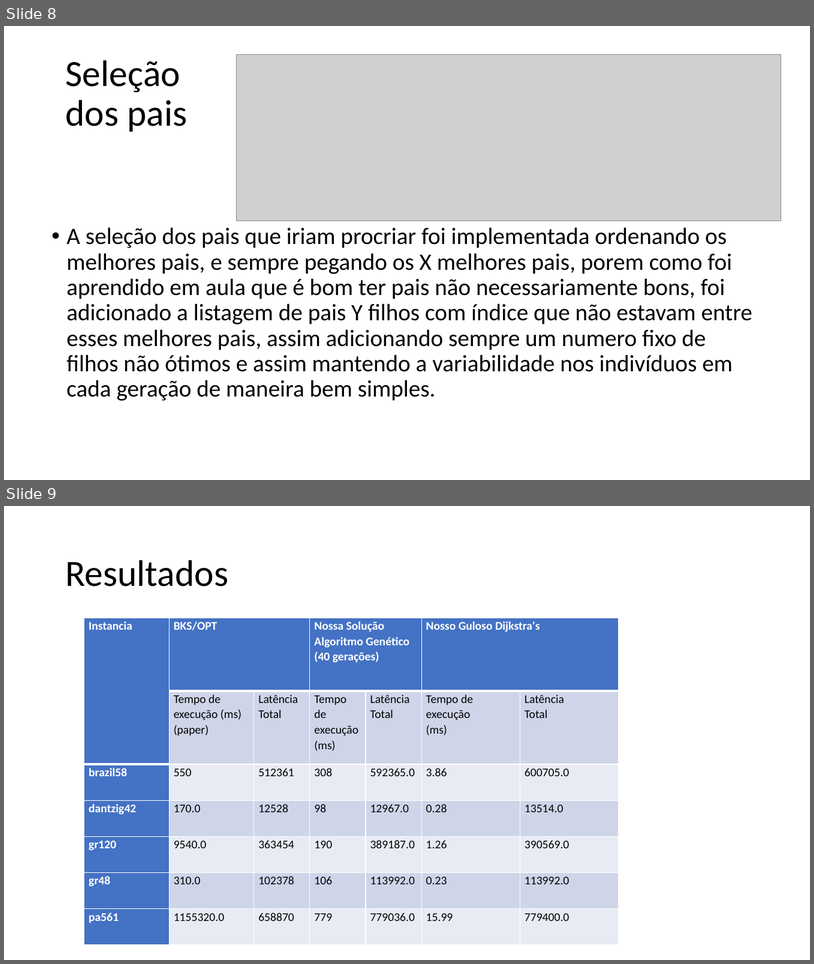
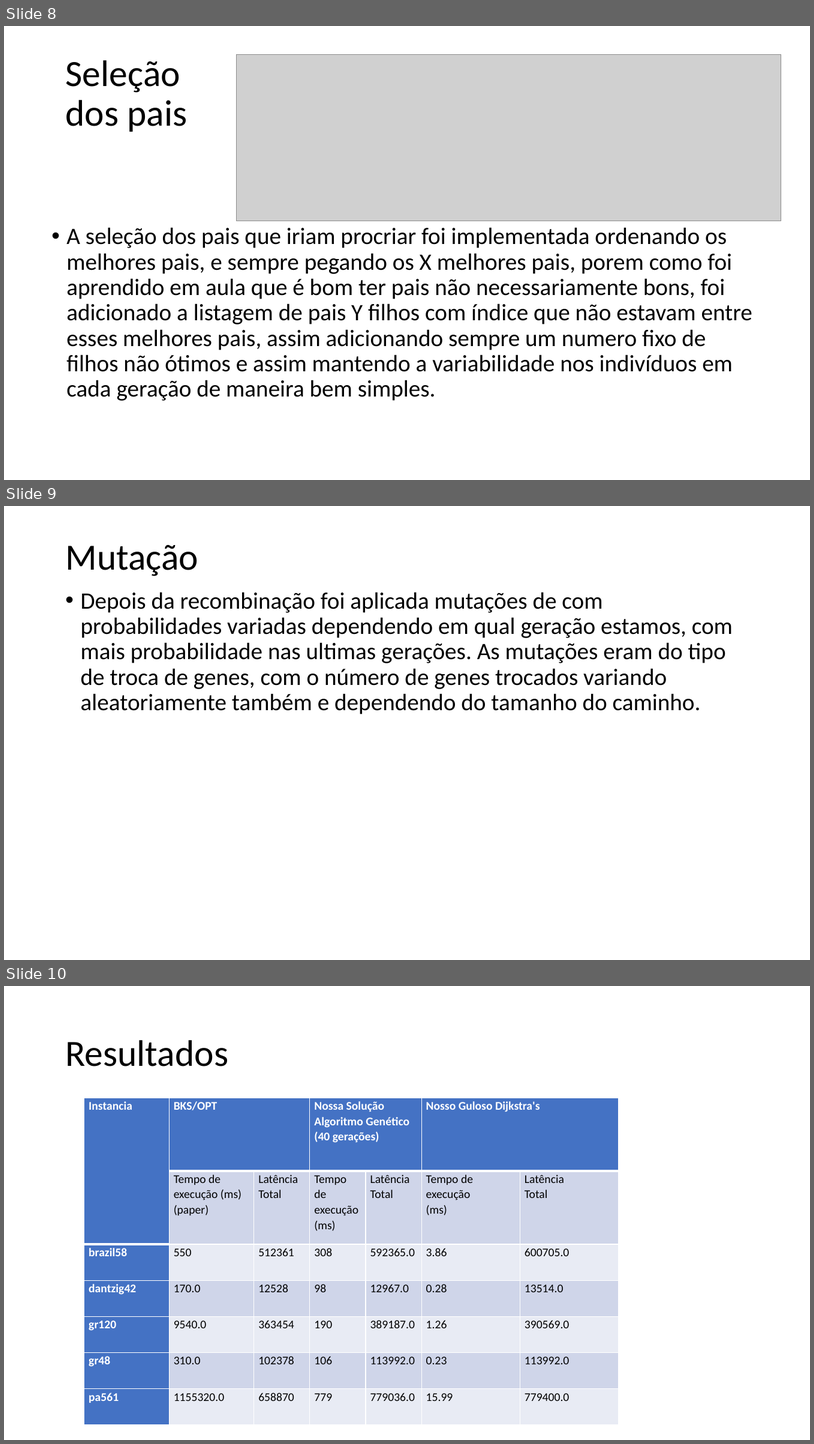
Before and after one commit to ropumar/IA20182, a slide deck: MLP20182/relatorio/Slides MLP - Rodrigo Pumar e Bruno Pedrazza.pptx. Shown one above the other, each under a label of ours: slides 8 and 9 before the commit, slides 8, 9 and 10 after it. The pictures are 814x964 and 814x1444 pixels, drawn with LibreOffice and Linux fonts; fonts in the diff are those of the drawing; grey boxes stand for pictures. Boxes give left, top, right and bottom in pixels: in the first picture for what was removed or moved away, otherwise in the second. Text is boxed around its words. In the diff, an @@ line names an element or a change of style, - is before the commit and + after.

Commit message:
mod depois da entrega

```diff
--- a/MLP20182/relatorio/Slides MLP - Rodrigo Pumar e Bruno Pedrazza.pptx
+++ b/MLP20182/relatorio/Slides MLP - Rodrigo Pumar e Bruno Pedrazza.pptx
@@ slide 9 added at [4,506,810,960], background #FFFFFF @@
@@ title added at [65,545,198,576], 44 pt, text #000000 @@
+Mutação
@@ text added at [81,592,733,714], 28 pt, text #000000 @@
+• Depois da recombinação foi aplicada mutações de com probabilidades variadas dependendo em qual geração estamos, com mais probabilidade nas ultimas gerações. As mutações eram do tipo de troca de genes, com o número de genes trocados variando aleatoriamente também e dependendo do tamanho do caminho.
@@ what was slide 9 is now slide 10 @@
```
Also in this commit, not shown: 2 other files.
